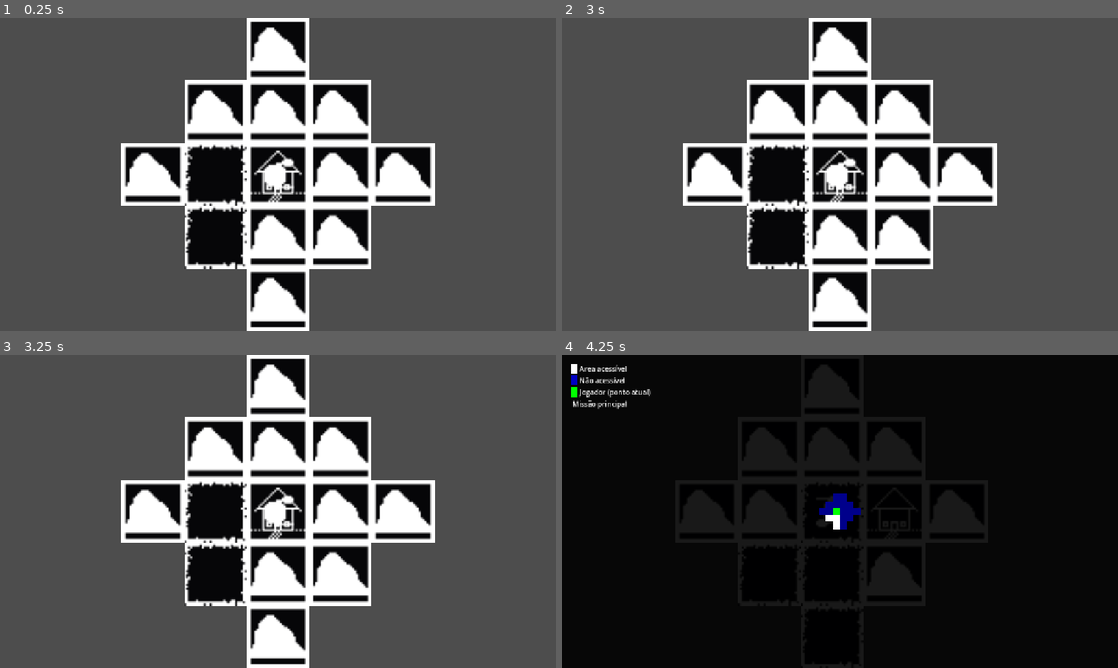
Above: before the commit, frames 1-4 (two rows, left to right).
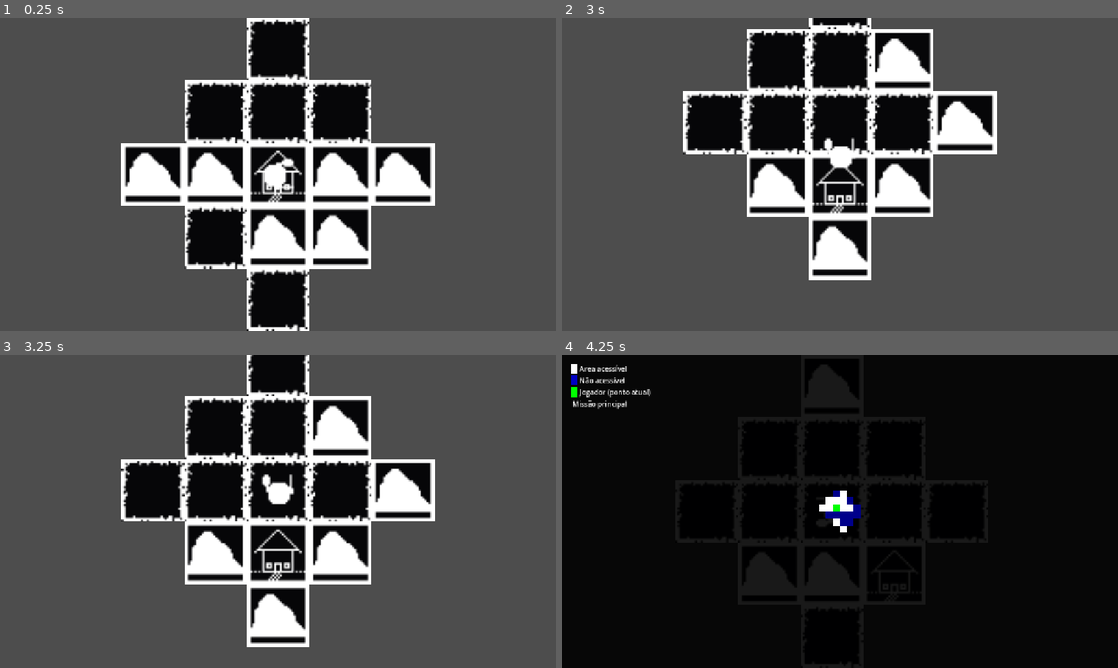
Above: after the commit, the same moments.

Repository: raysilent7/dot-adventures
Game: Godot game, scene res://board/objects/board.tscn
The game is run twice, just before and just after one commit, with the same random seed, the same clock (stepped at 60 frames per second) and the same inputs. This scene is started directly instead of the project's main scene.
Inputs:
- Up to frame 1 (0.25 s): no input
- Up to frame 2 (3 s): tap Enter at 0.5, 2 s; hold D (right) 0.53-1.28 s; tap E (interact) every 0.75 s from 0.6 to 2.85 s; tap Space at 1.25, 2.75 s; hold S (down) 1.28-2.03 s; hold D (right) 2.03-2.78 s; hold W (up) from 2.78 s (still down)
- Up to frame 3 (3.25 s): keep holding W (up)
- Up to frame 4 (4.25 s): release W (up) at 3.53 s; hold A (left) from 3.53 s (still down); tap E (interact) at 3.6 s; tap M (map) at 4.15 s

The runs differ from the first frame. In frame 1, 7.3% of the frame differs, in the area x 33-67%, y 0-100%; in frame 2, 29%, in the area x 21-79%, y 0-100%; in frame 3, 21%; in frame 4, 7.3%.
Error in both runs: Invalid access to property or key 'title' on a base object of type 'Nil'. (res://board/scripts/board.gd:150)

Commit message:
pequenas correçoes de bugs
- corrigido bug que nao permitia o mapa da cidade ser carregado corretamente
- corrigido bug que fazia com que o popup errado fosse aberto ao chegar no tile da missao principal, e causava um comportamento estranho

Diff:
--- a/board/scripts/board.gd
+++ b/board/scripts/board.gd
@@ -59,7 +59,7 @@
 
 			map[newTile] = true
 
-			if countNeighbors(newTile) > 1:
+			if countNeighbors(newTile) > 3:
 				map.erase(newTile)
 				continue
 
--- a/board/scripts/popupUI.gd
+++ b/board/scripts/popupUI.gd
@@ -8,7 +8,6 @@
 var currentTile
 
 func showObjectivePopup(obj, playerTile, tileName):
-	print("show popup: " + str(tileName == "CITY" and not GameState.firstVisit))
 	if tileName == "MAIN_MISSION":
 		print("mapUI | showObjectivePopup | missionPopup")
 		if obj.hasEnemies:
@@ -24,20 +23,20 @@
 	var button1 = popup.get_node("button1")
 	var button2 = popup.get_node("button2")
 	label.text = obj.dialogText
-	showPopup(button1, button2, button1Text, button2Text, playerTile)
+	showPopup(button1, button2, button1Text, button2Text, playerTile, popup)
 
 func fillCityPopupInfo(button1Text, button2Text, playerTile):
 	var label = popup2.get_node("dialogText")
 	var button1 = popup2.get_node("button3")
 	var button2 = popup2.get_node("button4")
 	label.text = "Deseja retornar para a cidade agora? Atenção! Retornar à cidade sem completar a missão do quadro fará com que sua missão falhe instantaneamente."
-	showPopup(button1, button2, button1Text, button2Text, playerTile)
+	showPopup(button1, button2, button1Text, button2Text, playerTile, popup2)
 
-func showPopup(button1, button2, button1Text, button2Text, playerTile):
+func showPopup(button1, button2, button1Text, button2Text, playerTile, chosenPopup):
 	mapUI.visible = true
 	button1.text = button1Text
 	button2.text = button2Text
-	popup2.popup_centered()
+	chosenPopup.popup_centered()
 	get_tree().paused = true
 	currentTile = playerTile
 
--- a/data/GameState.gd
+++ b/data/GameState.gd
@@ -16,7 +16,7 @@
 func _ready() -> void:
 	var scene = get_tree().current_scene
 
-	if scene.scene_file_path == "res://board/objects/board.tscn":
+	if scene.scene_file_path == "res://board/objects/board.tscn" or scene.scene_file_path == "res://EAs/objects/city.tscn":
 		calcOffsetAndDiff(scene.map)
 
 func calcOffsetAndDiff(map):
